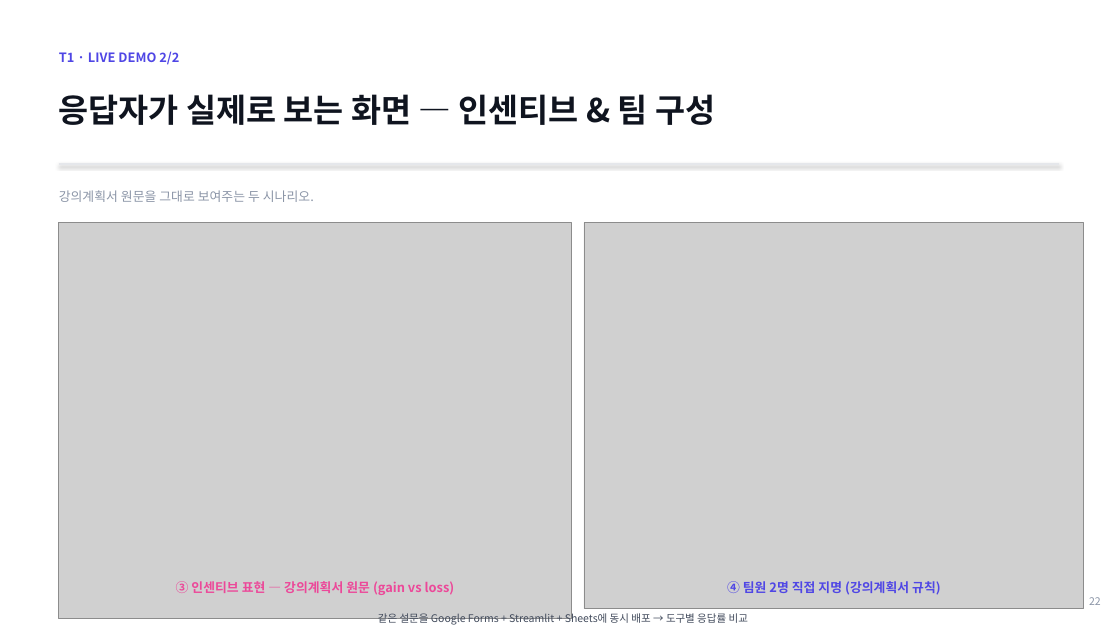
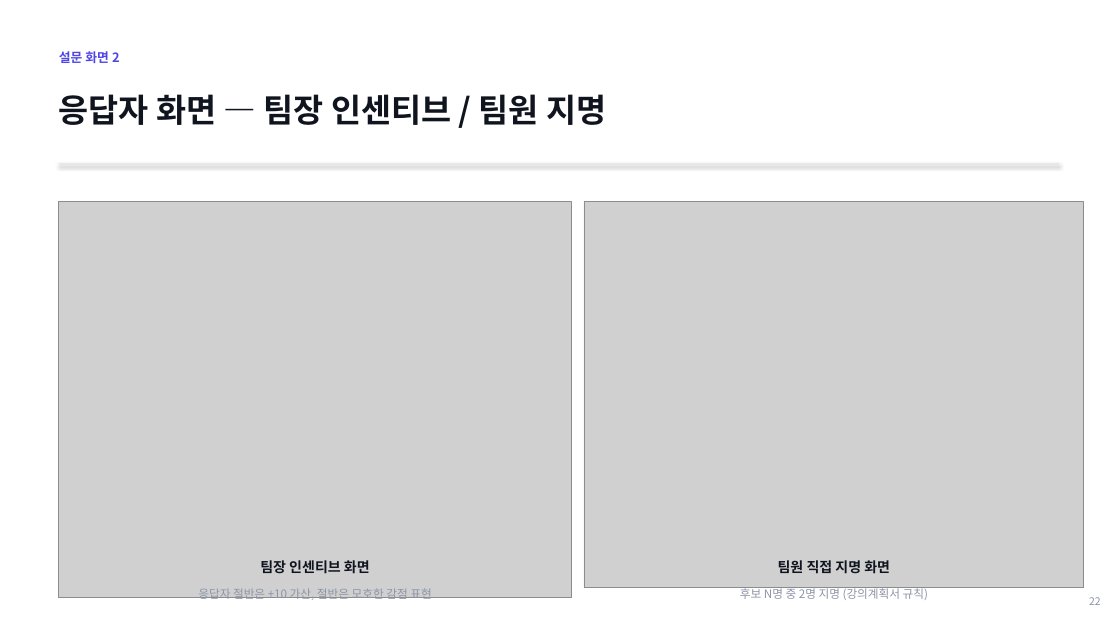
Before and after one commit to lshpy/imen315-syllabus-meta, a slide deck: slide 21 of team_project/kickoff_2026-05-11.pptx. Drawn at 1120x630 pixels with LibreOffice and Linux fonts; fonts in the diff are those of the drawing; grey boxes stand for pictures. Boxes give left, top, right and bottom in pixels: in the first picture for what was removed or moved away, otherwise in the second. Text is boxed around its words. In the diff, an @@ line names an element or a change of style, - is before the commit and + after.

Commit message:
AI 티 나는 문구 정리 (화살표·이모지 메타 표현 제거)

```diff
--- a/team_project/kickoff_2026-05-11.pptx
+++ b/team_project/kickoff_2026-05-11.pptx
@@ text at (59, 51, 120, 63): text changed @@
-T1 · LIVE DEMO 2/2
+설문 화면 2
@@ text at (59, 94, 606, 125): text changed @@
-응답자가 실제로 보는 화면 — 인센티브 & 팀 구성
+응답자 화면 — 팀장 인센티브 / 팀원 지명
@@ picture: place and size @@
-picture at (59, 223, 571, 618)
+picture at (59, 202, 571, 597)
@@ text removed at (59, 190, 314, 202) @@
-강의계획서 원문을 그대로 보여주는 두 시나리오.
@@ picture: place and size @@
-picture at (584, 223, 1084, 609)
+picture at (584, 202, 1084, 588)
@@ text added at (260, 560, 370, 574), 12 pt, text #0F141F, bold @@
+팀장 인센티브 화면
@@ text at (778, 560, 890, 574): text changed; size 11 to 12 pt; text colour #4F46E5 to #0F141F @@
-④ 팀원 2명 직접 지명 (강의계획서 규칙)
+팀원 직접 지명 화면
@@ text at (198, 588, 431, 602): text changed; size 11 to 10 pt; text colour #EC4899 to #8B95A7; bold off @@
-③ 인센티브 표현 — 강의계획서 원문 (gain vs loss)
+응답자 절반은 +10 가산, 절반은 모호한 감점 표현
@@ text added at (740, 586, 928, 600), 10 pt, text #8B95A7 @@
+후보 N명 중 2명 지명 (강의계획서 규칙)
@@ text removed at (378, 611, 748, 625) @@
-같은 설문을 Google Forms + Streamlit + Sheets에 동시 배포 → 도구별 응답률 비교
```
Also in this commit, not shown: 9 other slides changed, 1 slide added, 1 slide removed, 1 other file.
